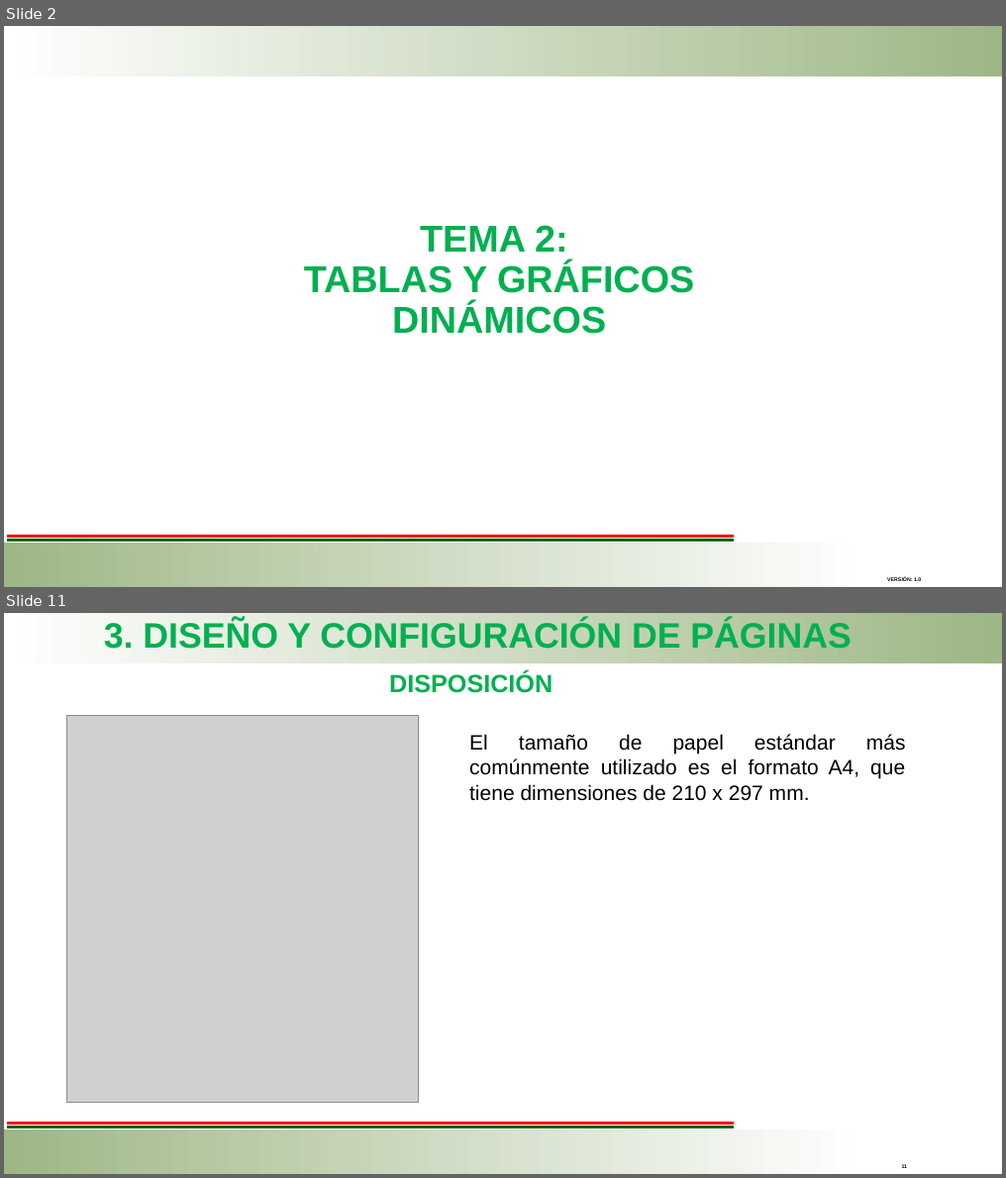
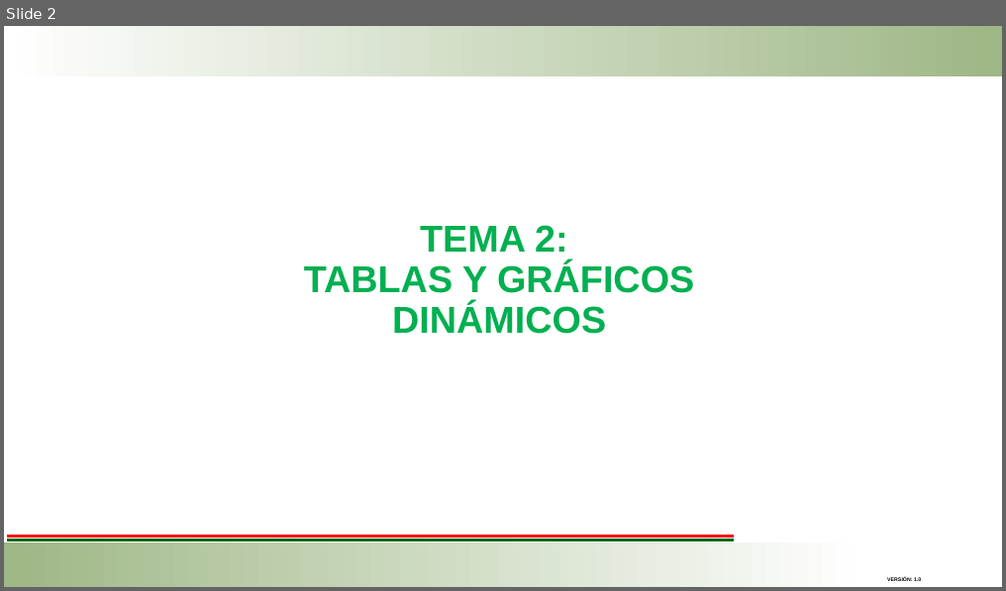
Before and after one commit to ejmerino/software-engineering, a slide deck: Vinculacion/Presentación Aplicacion de Tablas y Graficos Dinamicos.pptx. Shown one above the other, each under a label of ours: slides 2 and 11 before the commit, slide 2 after it; the slides between them are not shown. The pictures are 1006x1178 and 1006x591 pixels, drawn with LibreOffice and Linux fonts; fonts in the diff are those of the drawing; grey boxes stand for pictures; background and template pictures are left out. Boxes give left, top, right and bottom in pixels: in the first picture for what was removed or moved away, otherwise in the second. Text is boxed around its words. In the diff, an @@ line names an element or a change of style, - is before the commit and + after.

```diff
--- a/Vinculacion/Presentación Aplicacion de Tablas y Graficos Dinamicos.pptx
+++ b/Vinculacion/Presentación Aplicacion de Tablas y Graficos Dinamicos.pptx
@@ slide 11 removed at <box>4,613,1002,1174</box>, background #FFFFFF; not listed: 4 template elements that a slide beside it also shows @@
@@ text removed at <box>104,620,850,649</box> @@
-3. DISEÑO Y CONFIGURACIÓN DE PÁGINAS
@@ text removed at <box>389,672,552,693</box> @@
-DISPOSICIÓN
@@ picture removed at <box>67,716,418,1103</box> @@
@@ text removed at <box>469,734,906,801</box> @@
-El tamaño de papel estándar más comúnmente utilizado es el formato A4, que tiene dimensiones de 210 x 297 mm.
@@ page number removed at <box>902,1164,908,1168</box> @@
-11
```
Also in this commit, not shown: 2 slides changed, 13 slides added, 39 other slides removed.
